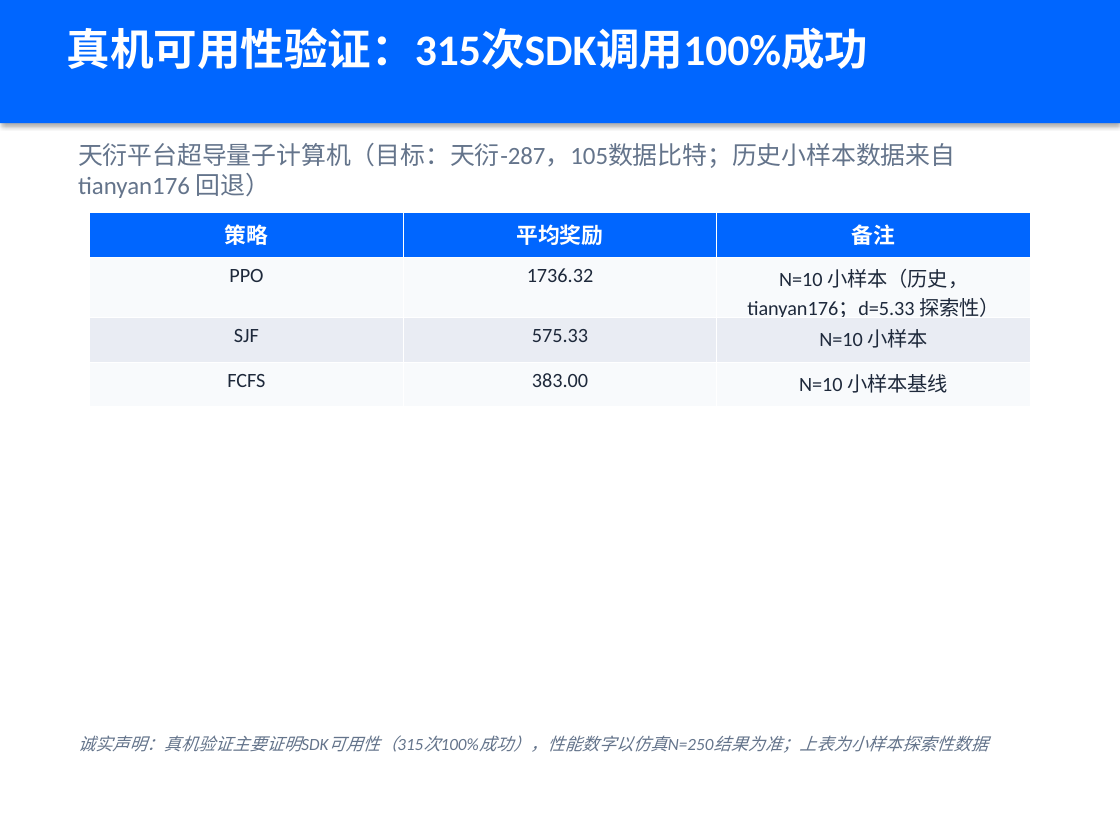
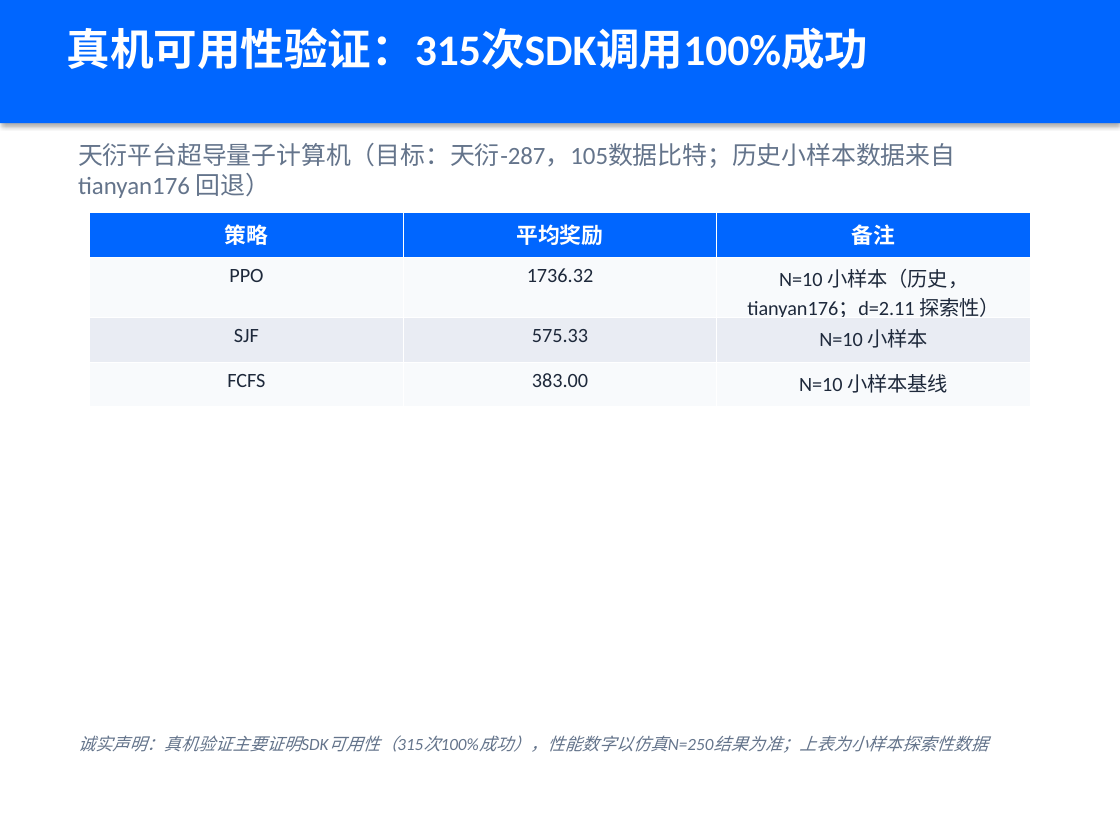
Before and after one commit to xiabai2008/quantum-rl-scheduler, a slide deck: slide 11 of deliverable_models/答辩PPT.pptx. Drawn at 1120x840 pixels with LibreOffice and Linux fonts; fonts in the diff are those of the drawing. Boxes give left, top, right and bottom in pixels: in the first picture for what was removed or moved away, otherwise in the second. Text is boxed around its words. In the diff, an @@ line names an element or a change of style, - is before the commit and + after.

```diff
--- a/deliverable_models/答辩PPT.pptx
+++ b/deliverable_models/答辩PPT.pptx
@@ table at box(90, 213, 1030, 397) @@
-row 2, column 3: N=10 小样本（历史，tianyan176；d=5.33 探索性）
+row 2, column 3: N=10 小样本（历史，tianyan176；d=2.11 探索性）
```
Also in this commit, not shown: 1 other slide changed, 37 other files.
